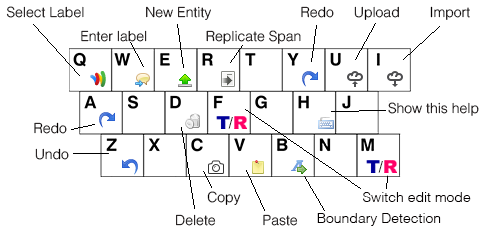
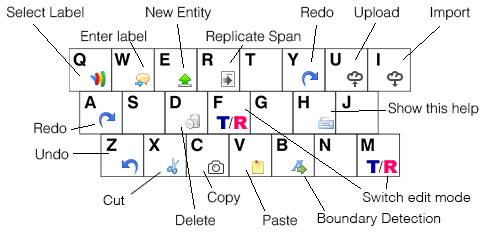
Layered file, before and after one edit (480×240). Changes by layer:
painted on "線" over (130, 171, 161, 195)
added layer "Cut" above "detect boundary" over (103, 195, 125, 205)
added layer "btn_cut_16" above "キーボード" over (167, 158, 179, 174)
